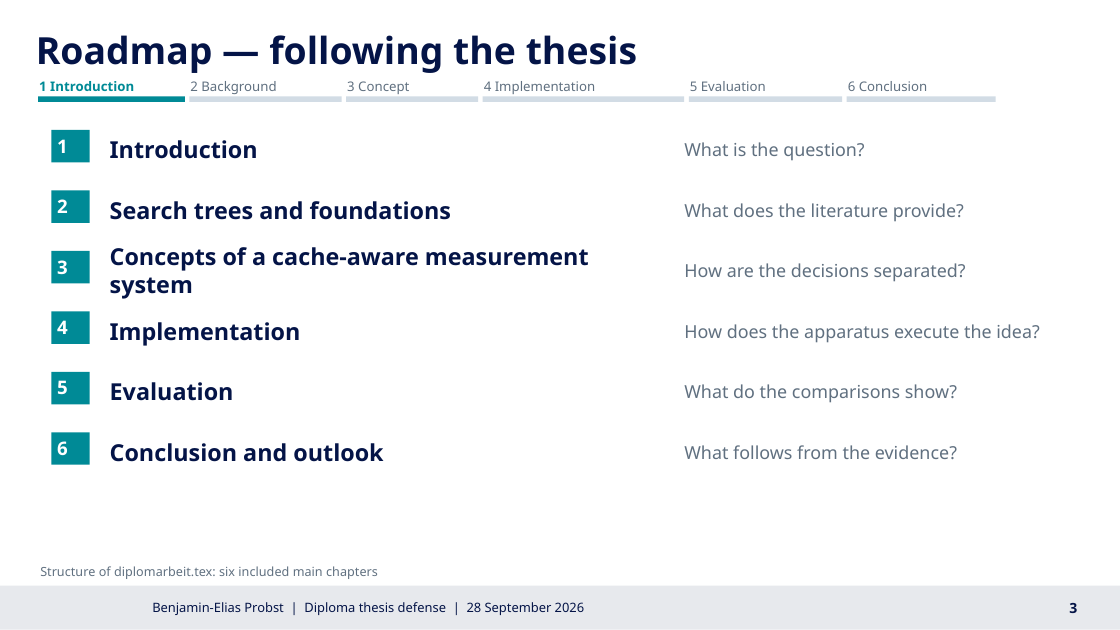
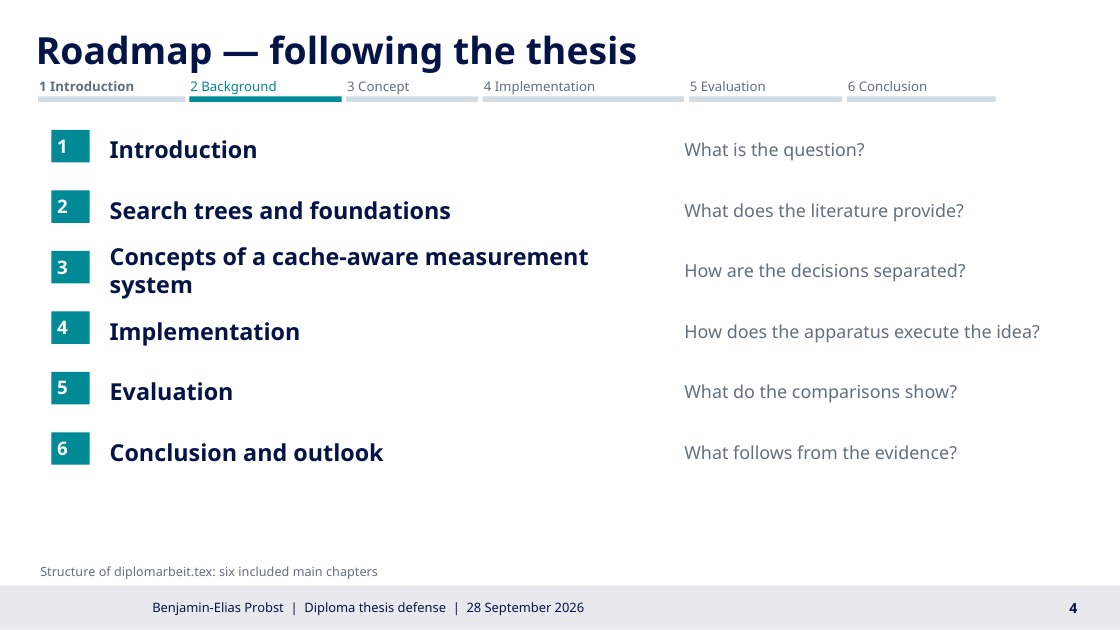
Before and after one commit to BenniProbst/probst-Diplomarbeit-cache-engine, a slide deck: slide 4 of docs/presentation/20260919 Cache_Engine_Defense_EN-cache-awareness_Composition.pptx (slide 3 before the commit). Drawn at 1120x630 pixels with LibreOffice and Linux fonts; fonts in the diff are those of the drawing; background and template pictures are left out. Boxes give left, top, right and bottom in pixels: in the first picture for what was removed or moved away, otherwise in the second. Text is boxed around its words. In the diff, an @@ line names an element or a change of style, - is before the commit and + after.

```diff
--- a/docs/presentation/20260919 Cache_Engine_Defense_EN-cache-awareness_Composition.pptx
+++ b/docs/presentation/20260919 Cache_Engine_Defense_EN-cache-awareness_Composition.pptx
@@ text "1 Introduction" at [39, 81, 134, 91]: text colour #008A96 to #607080 @@
@@ text "2 Background" at [190, 81, 276, 95]: text colour #607080 to #008A96 @@
@@ rectangle at [38, 96, 185, 102]: fill #008A96 to #D2DCE5 @@
@@ rectangle at [189, 96, 342, 102]: fill #D2DCE5 to #008A96 @@
@@ text at [1069, 603, 1077, 613]: text changed @@
-3
+4
```
Also in this commit, not shown: 15 other slides changed, 3 slides added, 3 other files.
